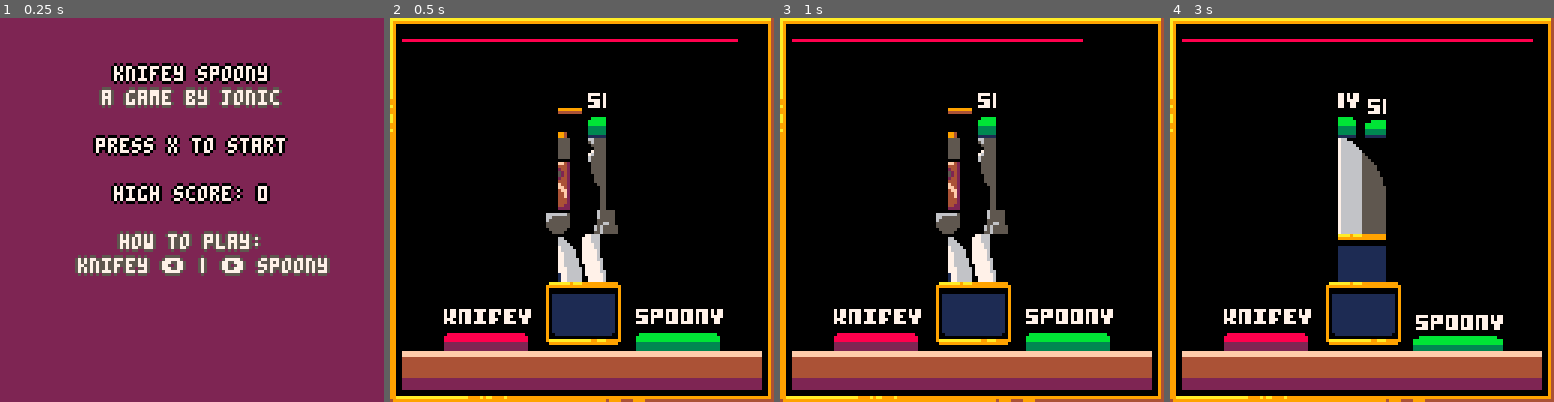
Above: before the commit, frames 1-4 (left to right).
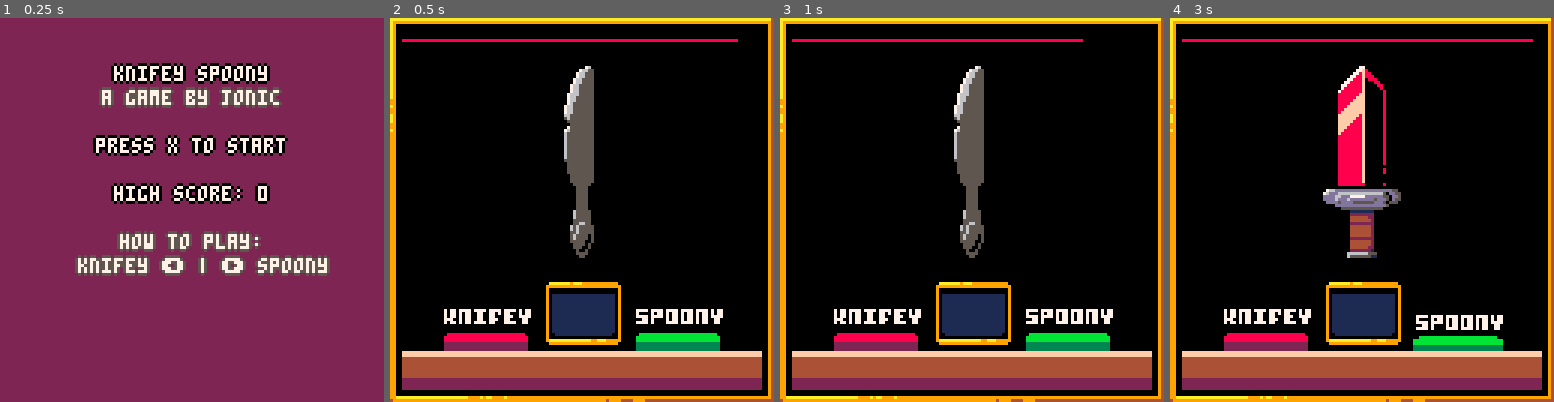
Above: after the commit, the same moments.

Repository: Jonic/knifey-spoony
Game: PICO-8 cartridge knifey-spoony.p8
The game is run twice, just before and just after one commit, with the same random seed, the same clock (stepped at 60 frames per second) and the same inputs.
Inputs:
- Up to frame 1 (0.25 s): no input
- Up to frame 2 (0.5 s): tap X (X key) at 0.33 s
- Up to frame 3 (1 s): no input
- Up to frame 4 (3 s): tap X (X key) at 1.07, 1.85, 2.97 s; hold Right 1.6-2.1 s; hold Right from 2.47 s (still down)

Frame 1 is identical in both runs. In frame 2, 5.7% of the frame differs, in the area x 40-60%, y 12-69%; in frame 3, 5.7%; in frame 4, 6.0%, in the area x 39-61%, y 12-69%.

Commit message:
fixed sprites definitions for utensils

Diff:
--- a/knifey-spoony.p8
+++ b/knifey-spoony.p8
@@ -242,30 +242,53 @@
         knifey = {
           {
             -- red knife
-            { i = 35,  x = 7, y = 3, w = 2, h = 8 },
-            { i = 114, x = 6, y = 8, w = 4, h = 1 }
+            { i = 75,  x = 7, y = 2, w = 2, h = 4 },
+            { i = 77,  x = 7, y = 6, w = 2 },
+            { i = 93,  x = 6, y = 7 },
+            { i = 94,  x = 7, y = 7 },
+            { i = 79,  x = 8, y = 7 },
+            { i = 95,  x = 9, y = 7 },
+            { i = 105, x = 7, y = 8, w = 2, h = 2 }
           },
           {
             -- thin knife
-            { i = 53, x = 6.5, y = 4, w = 1, h = 3 },
-            { i = 38, x = 7.5, y = 3, w = 1, h = 8 }
+            { i = 64, x = 7, y = 2, w = 2, h = 4 },
+            { i = 66, x = 7, y = 6, w = 2, h = 4 }
+          },
+          {
+            -- metal knife
+            { i = 64,  x = 7, y = 2, w = 2, h = 2 },
+            { i = 68,  x = 7, y = 4 },
+            { i = 113, x = 8, y = 4 },
+            { i = 112, x = 7, y = 5, w = 2 },
+            { i = 84,  x = 7, y = 6, w = 2, h = 3 },
+            { i = 69,  x = 7, y = 9, w = 2 }
           },
           {
             -- master sword
-            { i = 39, x = 7, y = 3, w = 2, h = 8 }
+            { i = 71, x = 7, y = 2, w = 2, h = 4 },
+            { i = 73, x = 7, y = 6, w = 2, h = 4 }
           }
         },
         spoony = {
           {
-            { i = 33,  x = 7, y = 3, w = 1, h = 8 },
-            { i = 34,  x = 8, y = 3, w = 1, h = 4 },
-            { i = 130, x = 8, y = 9, w = 1, h = 2 }
+            -- white spoon
+            { i = 130, x = 7, y = 2, w = 2, h = 4 },
+            { i = 132, x = 7, y = 6, w = 1, h = 2 },
+            { i = 164, x = 7, y = 8, w = 2, h = 2 }
           },
           {
-            { i = 43, x = 7, y = 3, w = 2, h = 8 }
+            -- metal spoon
+            { i = 109, x = 7, y = 2, w = 2, h = 2 },
+            { i = 128, x = 7, y = 4, w = 2, h = 4 },
+            { i = 116, x = 7, y = 8, w = 2 },
+            { i = 69,  x = 7, y = 9, w = 2 },
           },
           {
-            { i = 45, x = 7, y = 3, w = 2, h = 8 }
+            -- wood handle spoon
+            { i = 109, x = 7, y = 2, w = 2, h = 2 },
+            { i = 128, x = 7, y = 4, w = 2, h = 4 },
+            { i = 105, x = 7, y = 8, w = 2, h = 2 }
           }
         }
       }
